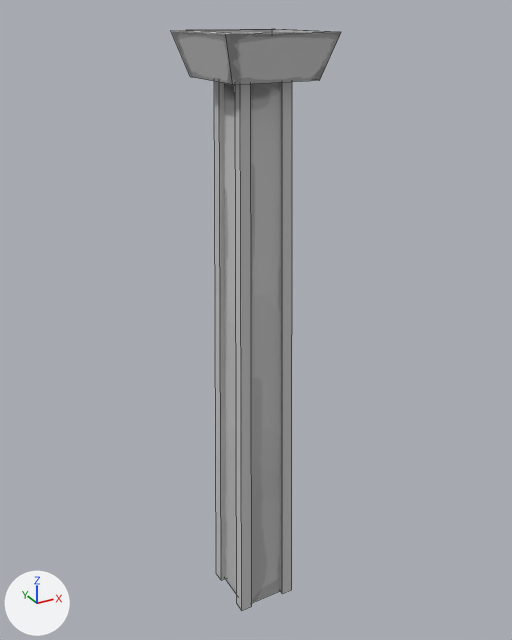
What one commit did to the FBX model client/MapTool/Resource/Mesh/mainbridgetower.FBX.
The view is the same before and after, from a camera (50 mm lens) standing at (-60.0, -110.2, 120.4) and looking at (1.6, 1.9, 64.4). The lights are fixed; the arrows at lower left show +X, +Y and +Z. Mesh edges are drawn as thin lines. Where no turn or scale is listed for an object, it has been applied to the vertices.

Before the edit, the objects in view are built like this:
```python
mat_material__106 = principled_material('Material #106')
mat_material__106.texture = img_bridgetower_png  # with its transparency
mat_material__106.roughness = 0.859
me_mesh = bpy.data.meshes.new('Mesh')
me_mesh.from_pydata(...)  # 56 vertices, 33 faces; spans x -10.2..10.2, y -10.4..10.2, z 0.0..117.0
me_mesh.materials.append(mat_material__106)  # picture img_bridgetower_png
ob_box296 = bpy.data.objects.new('Box296', me_mesh)
ob_box296.location = (0.0, 0.0, 0.1)
```
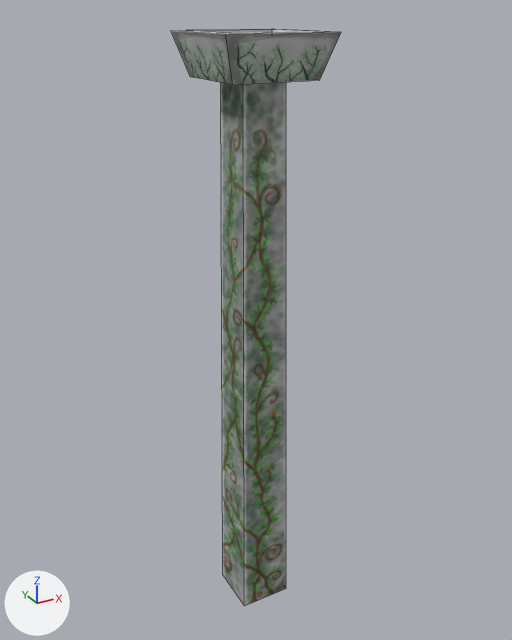
Where the change shows, as pixel boxes (x1, y1, x2, y2) in the pictures (512 x 640 px):
'Box296', surface changed, reshaped
    before: (171, 29, 341, 610)
    after: (171, 29, 341, 606)
part 1 of me_mesh, deleted
    before: (280, 82, 292, 593)
part 2 of me_mesh, deleted
    before: (235, 84, 252, 610)
part 3 of me_mesh, deleted
    before: (214, 81, 226, 580)

What changed in the scene script:
```text
Add img_mainbridgetower_png:
    img_mainbridgetower_png = load_image('mainbridgetower.png', '../MeshImage/mainbridgetower.png', 512, 512, 'sRGB')
Change mat_material__106:
    mat_material__106.texture: img_bridgetower_png -> img_mainbridgetower_png  # with its transparency
Change me_mesh:
    where me_mesh.from_pydata(...)  # 56 vertices, 33 faces; spans x -10.2..10.2, y -10.4..10.2, z 0.0..117.0
    used by ob_box296; location = (0.0, 0.0, 0.1)
    me_mesh part 1: the loose piece of 8 vertices spanning x 2.8..6.3, y -6.4..-3.0, z 0.0..110.1 is deleted
    me_mesh part 2: the loose piece of 8 vertices spanning x -6.5..-3.0, y -6.4..-3.0, z 0.0..110.1 is deleted
    me_mesh part 3: the loose piece of 8 vertices spanning x -6.5..-3.0, y 2.9..6.2, z 0.0..110.1 is deleted
```
